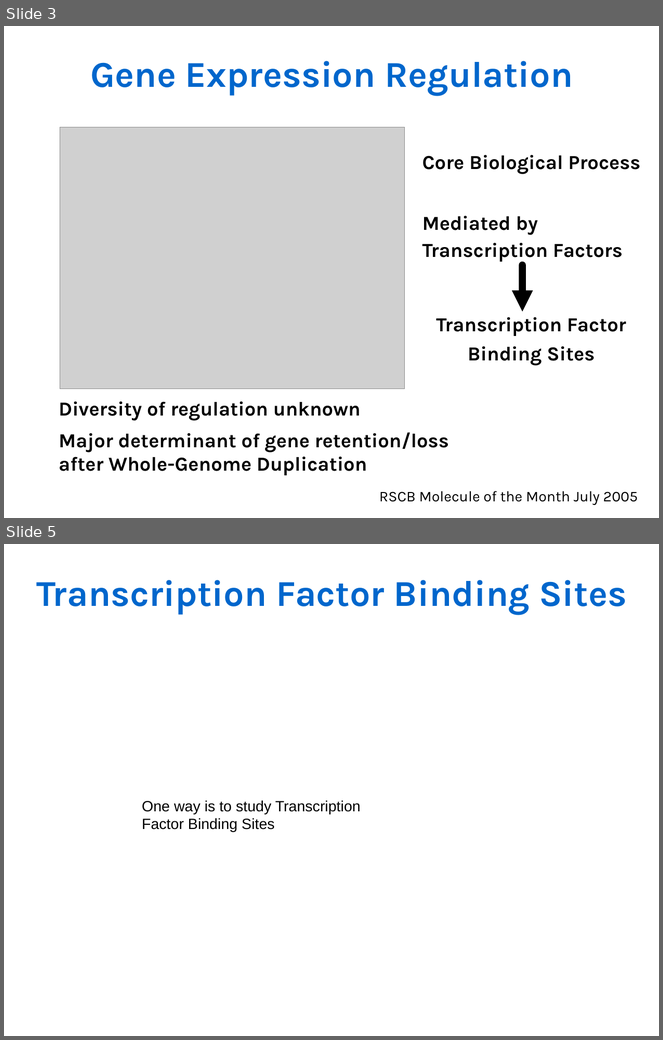
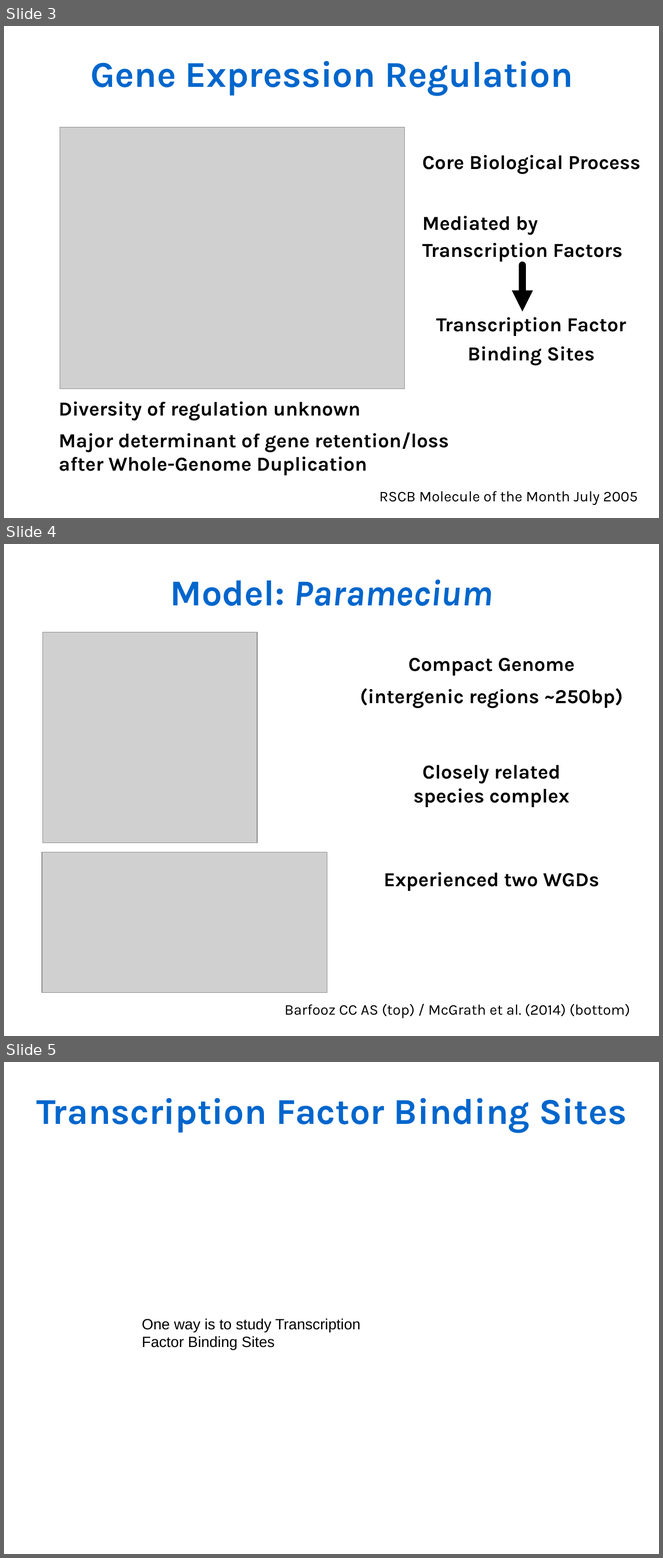
Before and after one commit to Rekyt/lynchlabpresentation2014, a slide deck: LabMeetingPresentation.odp. Shown one above the other, each under a label of ours: slides 3 and 5 before the commit, slides 3, 4 and 5 after it; the slides between them are not shown. The pictures are 663x1040 and 663x1558 pixels, drawn with LibreOffice and Linux fonts; fonts in the diff are those of the drawing; grey boxes stand for pictures. Boxes give left, top, right and bottom in pixels: in the first picture for what was removed or moved away, otherwise in the second. Text is boxed around its words. In the diff, an @@ line names an element or a change of style, - is before the commit and + after.

Commit message:
Added slide to explain the interest of the model

```diff
--- a/LabMeetingPresentation.odp
+++ b/LabMeetingPresentation.odp
@@ slide 4 added at [4,544,659,1036], background #FFFFFF @@
@@ text added at [170,579,493,606], 44 pt, text #0066CC, bold, italic @@
+Model: Paramecium
@@ picture added at [42,632,257,843] @@
@@ text added at [360,657,623,708], 24 pt, text #000000, bold @@
+Compact Genome
+(intergenic regions ~250bp)
@@ text added at [414,765,570,807], 24 pt, text #000000, bold @@
+Closely related species complex
@@ picture added at [42,852,327,992] @@
@@ text added at [384,872,599,891], 24 pt, text #000000, bold @@
+Experienced two WGDs
@@ text added at [285,1004,631,1018], 18 pt, text #000000 @@
+Barfooz CC AS (top) / McGrath et al. (2014) (bottom)
```
Also in this commit, not shown: 1 slide changed, 1 slide removed.
